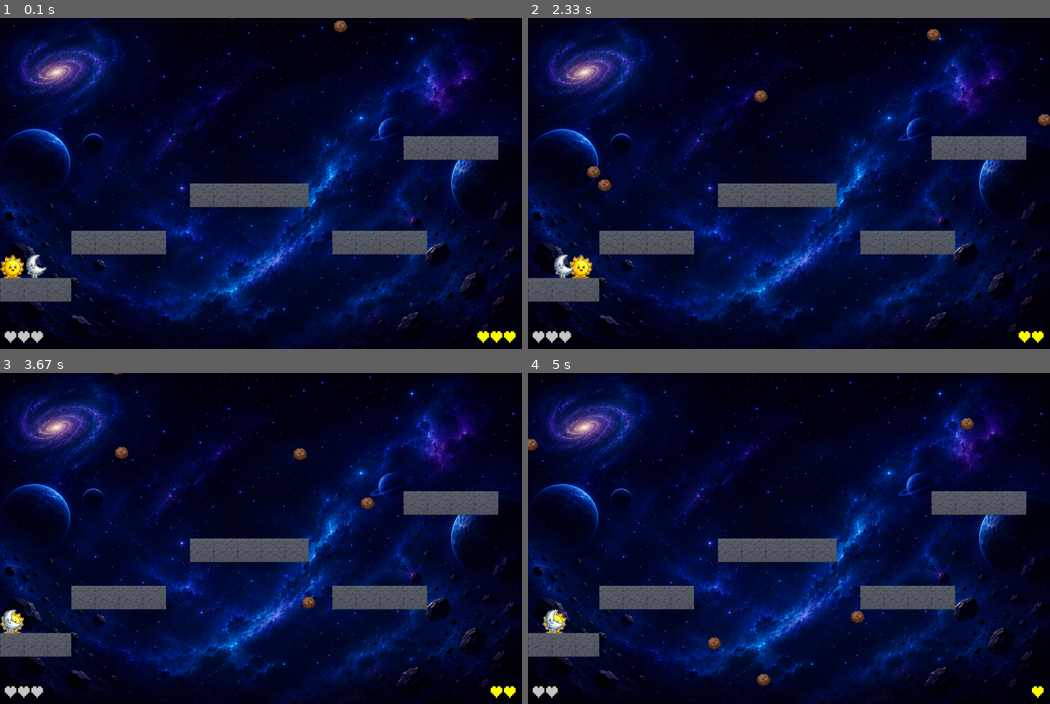
Above: before the commit, frames 1-4 (two rows, left to right).
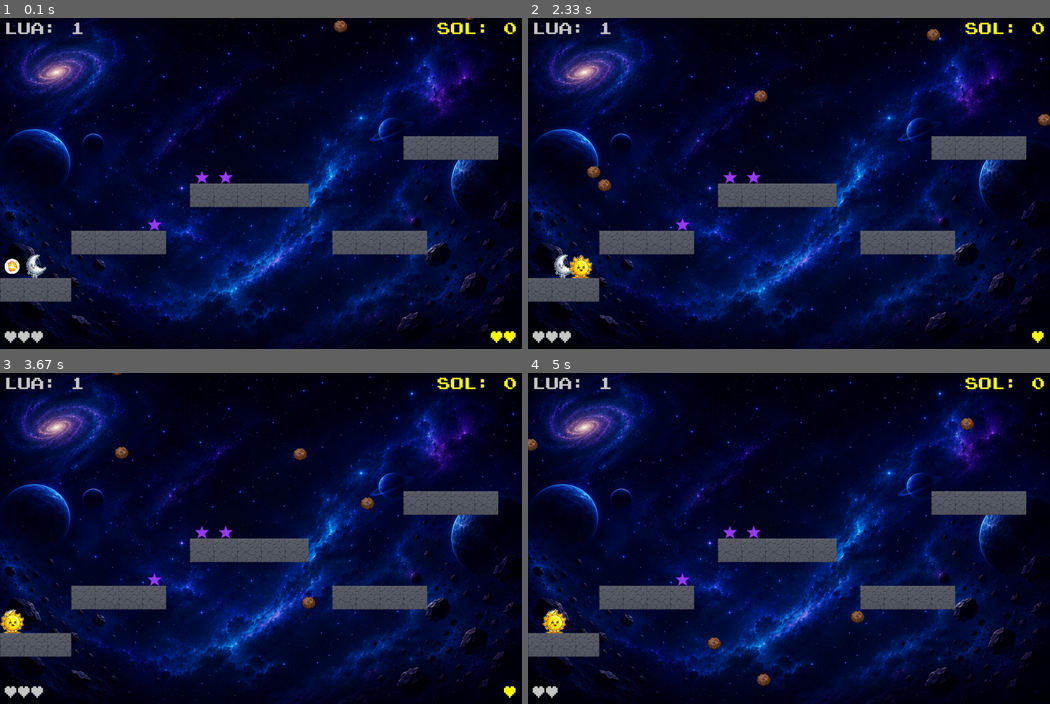
Above: after the commit, the same moments.

Repository: biancarh/PyGame--Bianca-Habr-Adria-Mendes-Marina-Abreu
Game: pygame game, started from Documento mestre.py
Same seed, same stepped clock (60 frames per second), same inputs: the game is played once before the commit and once after it.
Inputs:
- Up to frame 1 (0.1 s): no input
- Up to frame 2 (2.33 s): tap D at 0.33 s; tap A at 0.67 s; hold Right 1-1.47 s; hold Up 1.5-1.8 s; hold Right 1.83-2.3 s
- Up to frame 3 (3.67 s): hold Left 2.33-2.87 s; hold A 2.33-2.87 s; hold Up from 3.33 s (still down); hold W from 3.33 s (still down)
- Up to frame 4 (5 s): release Up at 3.7 s; release W at 3.7 s; hold Right 3.73-4.37 s; hold D 3.73-4.37 s; hold Left 4.4-4.87 s; hold A 4.4-4.87 s; hold Right from 4.9 s (still down); hold D from 4.9 s (still down)

The runs differ from the first frame. In frame 1, 0.9% of the frame differs, in the area x 0-99%, y 1-99%; in frame 2, 0.6%; in frame 3, 0.8%; in frame 4, 0.8%.

Commit message:
Estrelas + pontos
Co-authored-by: Copilot <copilot@github.com>

Diff:
--- a/config.py
+++ b/config.py
@@ -17,6 +17,8 @@
 TILE_SIZE = 50 # Tamanho de cada tile (cada tile é um quadrado)
 METEOR_WIDTH = 50
 METEOR_HEIGHT = 50
+STAR_WIDTH = 30
+STAR_HEIGHT = 30
 JUMP_SIZE= TILE_SIZE
 SPEED_X=5
 # Define algumas variáveis com as cores básicas
--- a/fase1_screen.py
+++ b/fase1_screen.py
@@ -391,6 +391,18 @@
                     self.rect = self.image.get_rect()
                     self.rect.center = center
 
+    #Cria a classe da estrela
+    class Star(pygame.sprite.Sprite):
+        def __init__(self, star_img, row, column):
+            pygame.sprite.Sprite.__init__(self)
+
+            self.image = star_img
+            self.rect = self.image.get_rect()
+
+            # fica em cima da plataforma
+            self.rect.midbottom = (column * TILE_SIZE + TILE_SIZE // 2, row * TILE_SIZE)
+
+
 
     # Carrega todos os assets de uma vez.
     def load_assets(img_dir):
@@ -410,6 +422,8 @@
             explosion_anim.append(img)
         assets["explosion_anim"] = explosion_anim
         assets["score_font"] = pygame.font.Font(path.join(img_dir, 'PressStart2P.ttf'), 28)
+        assets['star_img'] = pygame.image.load(path.join(img_dir, 'star_img.png')).convert_alpha()
+        assets['star_img'] = pygame.transform.scale(assets['star_img'], (STAR_WIDTH, STAR_HEIGHT))
         return assets
 
 
@@ -423,9 +437,11 @@
     # Cria um grupo de todos os sprites.
     all_sprites = pygame.sprite.Group()
     all_meteors = pygame.sprite.Group()
+    all_stars = pygame.sprite.Group()
     groups = {}
     groups['all_sprites'] = all_sprites
     groups['all_meteors'] = all_meteors
+    groups['all_stars'] = all_stars
 
     # Cria um grupo somente com os sprites de plataforma.
     # Sprites de plataforma são aqueles que permitem que o jogador passe quando
@@ -456,6 +472,12 @@
                 if tile_type == PLATF:
                     platforms.add(tile)
 
+                    # chance de colocar estrela em cima da plataforma
+                    if random.random() < 0.25:
+                        star = Star(assets['star_img'], row, column)
+                        all_sprites.add(star)
+                        all_stars.add(star)
+
     # Adiciona o jogador no grupo de sprites por último para ser desenhado por cima das plataformas
     all_sprites.add(player_sun)
     all_sprites.add(player_moon)
@@ -468,7 +490,8 @@
     state = PLAYING
 
     keys_down = {}
-    score = 0
+    score_moon = 0
+    score_sun = 0
     lives_moon = 3
     lives_sun = 3
 
@@ -549,14 +572,26 @@
                 explosion_tick = pygame.time.get_ticks()
                 explosion_duration = explosao.frame_ticks * len(explosao.explosion_anim) + 400
 
+            #Verifica se o jogador LUA pegou a estrela
+            hits = pygame.sprite.spritecollide(player_moon, all_stars, True)
+            for star in hits:
+                score_moon += 1
+                #assets['star_sound'].play()
+
             # Verifica se houve colisão entre SOL e meteoro
-            hits = pygame.sprite.spritecollide(player_sun, all_meteors, True, pygame.sprite.collide_mask)
-            for meteor in hits: # As chaves são os elementos do primeiro grupo (meteoros) que colidiram com alguma bala
+            moon_hits = pygame.sprite.spritecollide(player_sun, all_meteors, True, pygame.sprite.collide_mask)
+            for meteor in moon_hits: # As chaves são os elementos do primeiro grupo (meteoros) que colidiram com alguma bala
                 # O meteoro e destruido e precisa ser recriado
                 #assets['destroy_sound'].play()
                 m = Meteor(assets)
                 all_sprites.add(m)
                 all_meteors.add(m)
+
+            #Verifica se o jogador SOL pegou a estrela
+            star_hits = pygame.sprite.spritecollide(player_sun, all_stars, True)
+            for star in star_hits:
+                score_sun += 1
+                #assets['star_sound'].play()
 
             if len(hits) > 0:
                 # Toca o som da colisão
@@ -610,6 +645,18 @@
         text_rect.bottomright = (WIDTH - 10, HEIGHT - 10)
         window.blit(text_surface, text_rect)
 
+        # Desenhando a pontuação da lua
+        text_surface = assets['score_font'].render("LUA: " + str(score_moon), True, (200,200,200))
+        text_rect = text_surface.get_rect()
+        text_rect.topleft = (10, 10)
+        window.blit(text_surface, text_rect)
+
+        # Desenhando a pontuação do sol
+        text_surface = assets['score_font'].render("SOL: " + str(score_sun), True, (255, 255, 0))
+        text_rect = text_surface.get_rect()
+        text_rect.topright = (WIDTH - 10, 10)
+        window.blit(text_surface, text_rect)
+
         # Depois de desenhar tudo, inverte o display.
         pygame.display.flip()
 
Binary file added: img/star_img.png
